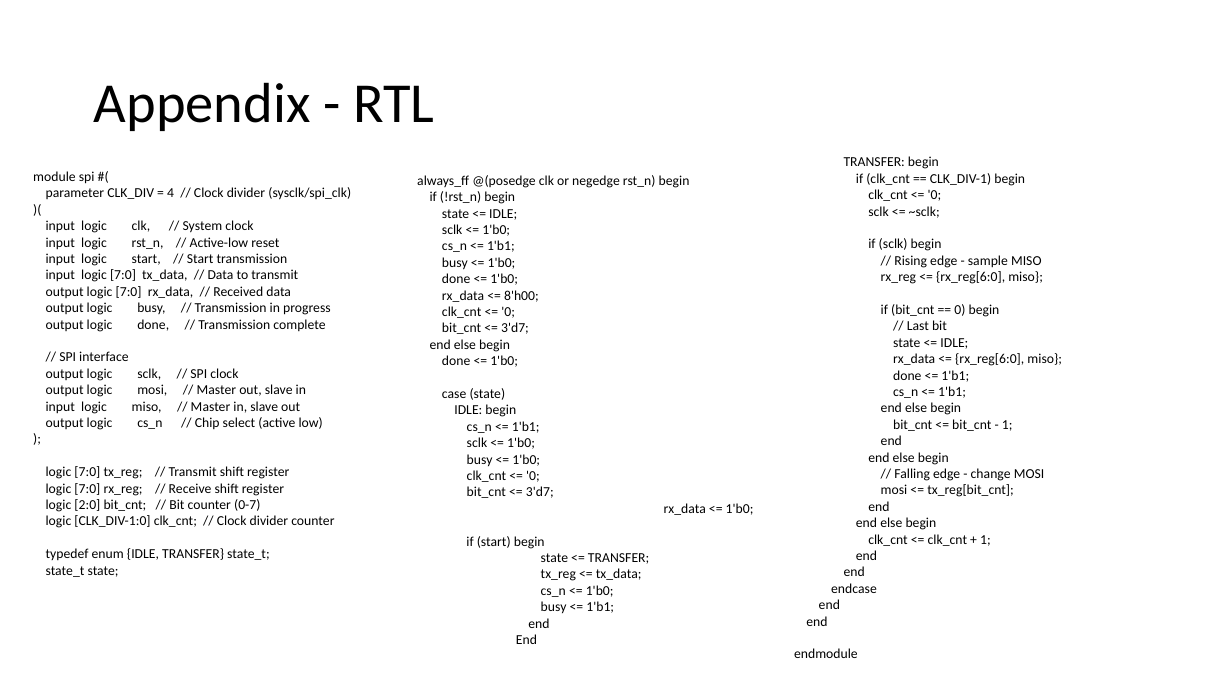
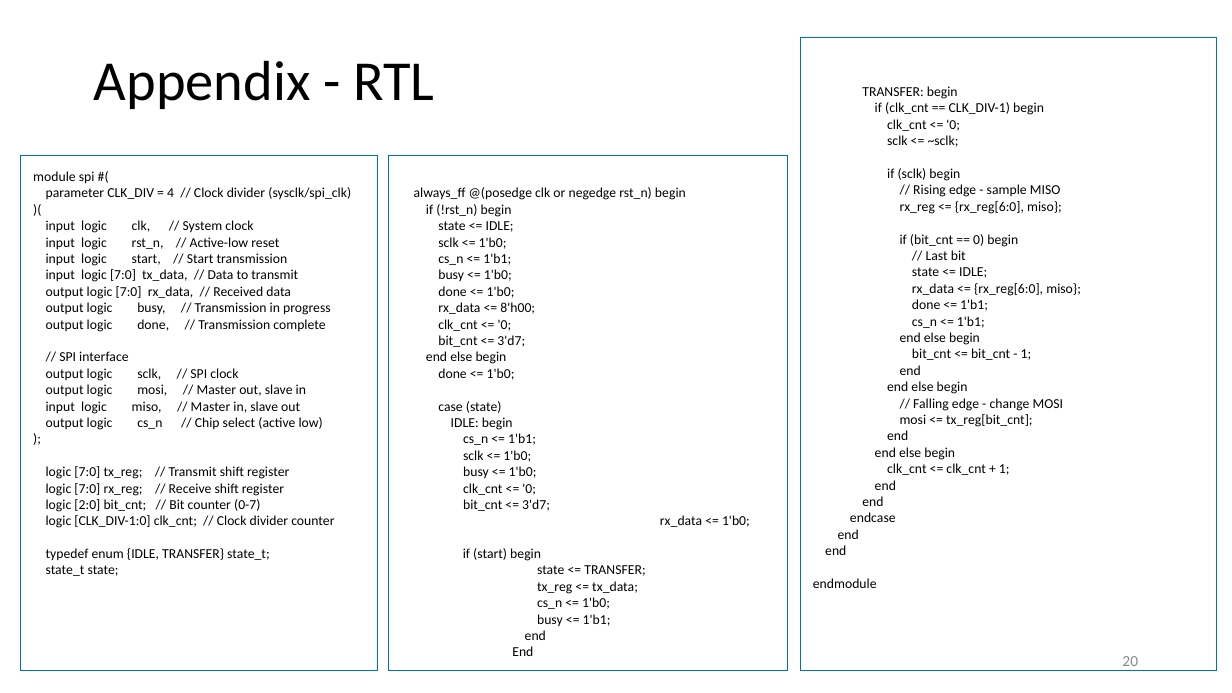
Before and after one commit to yongyw123/spi_uvm, a slide deck: slide 20 of doc/slide.pptx (slide 19 before the commit). Drawn at 1232x693 pixels with LibreOffice and Linux fonts; fonts in the diff are those of the drawing. Boxes give left, top, right and bottom in pixels: in the first picture for what was removed or moved away, otherwise in the second. Text is boxed around its words. In the diff, an @@ line names an element or a change of style, - is before the commit and + after.

Commit message:
[DOC] included the feedbacks received.

```diff
--- a/doc/slide.pptx
+++ b/doc/slide.pptx
@@ title "Appendix - RTL": place and size @@
-title "Appendix - RTL" at [94,82,434,131]
+title "Appendix - RTL" at [94,60,434,109]
@@ outline none to #0070C0 0.75 pt in 3 elements at [389,155,787,670], [21,155,378,670], [801,38,1217,670] @@
@@ rectangle "TRANSFER: begin": place and size @@
-rectangle "TRANSFER: begin" at [844,156,1062,560]
+rectangle "TRANSFER: begin" at [801,38,1217,670]
@@ rectangle "module spi #(": place and size @@
-rectangle "module spi #(" at [33,171,351,577]
+rectangle "module spi #(" at [21,155,378,670]
@@ rectangle "always_ff @(posedge clk or negedge ...": place and size @@
-rectangle "always_ff @(posedge clk or negedge ..." at [417,175,865,597]
+rectangle "always_ff @(posedge clk or negedge ..." at [389,155,787,670]
@@ page number added at [1122,656,1138,671], 9 pt, text #888888 @@
+20
```
Also in this commit, not shown: 10 other slides changed, 4 slides added.
